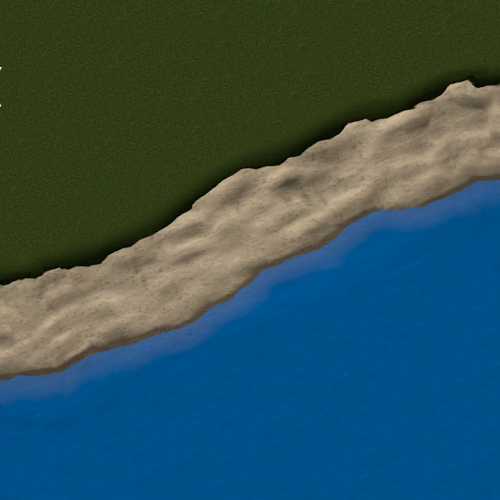
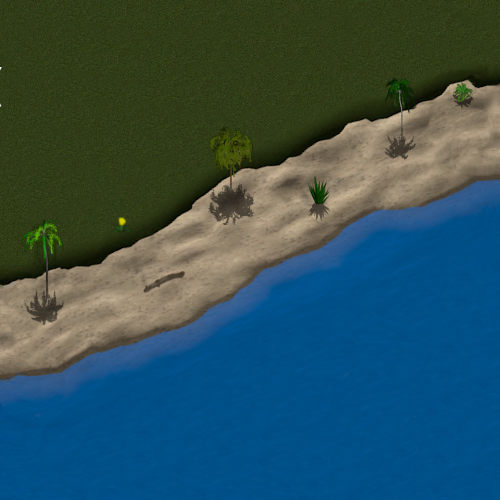
Layered file, before and after one edit (500 x 500). Changes by layer:
added layer "baum_schatten0001.png copy" above "baum_schatten0001.png#17" over [left=207, top=126, right=255, bottom=225]
added layer "baum_schatten0001.png#17" above "baum_schatten0001.png#32" over [left=20, top=219, right=65, bottom=326]
added layer "baum_schatten0001.png#32" above "Background copy#4" over [left=384, top=77, right=417, bottom=161]
added layer "Background copy#4" above "Background copy#17" over [left=110, top=217, right=133, bottom=233]
added layer "Background copy#17" above "Background copy#6" over [left=452, top=82, right=473, bottom=109]
added layer "Background copy#6" above "baum_schatten0001.png#40" over [left=143, top=270, right=186, bottom=293]
added layer "baum_schatten0001.png#40" above "Background" over [left=307, top=176, right=331, bottom=222]
